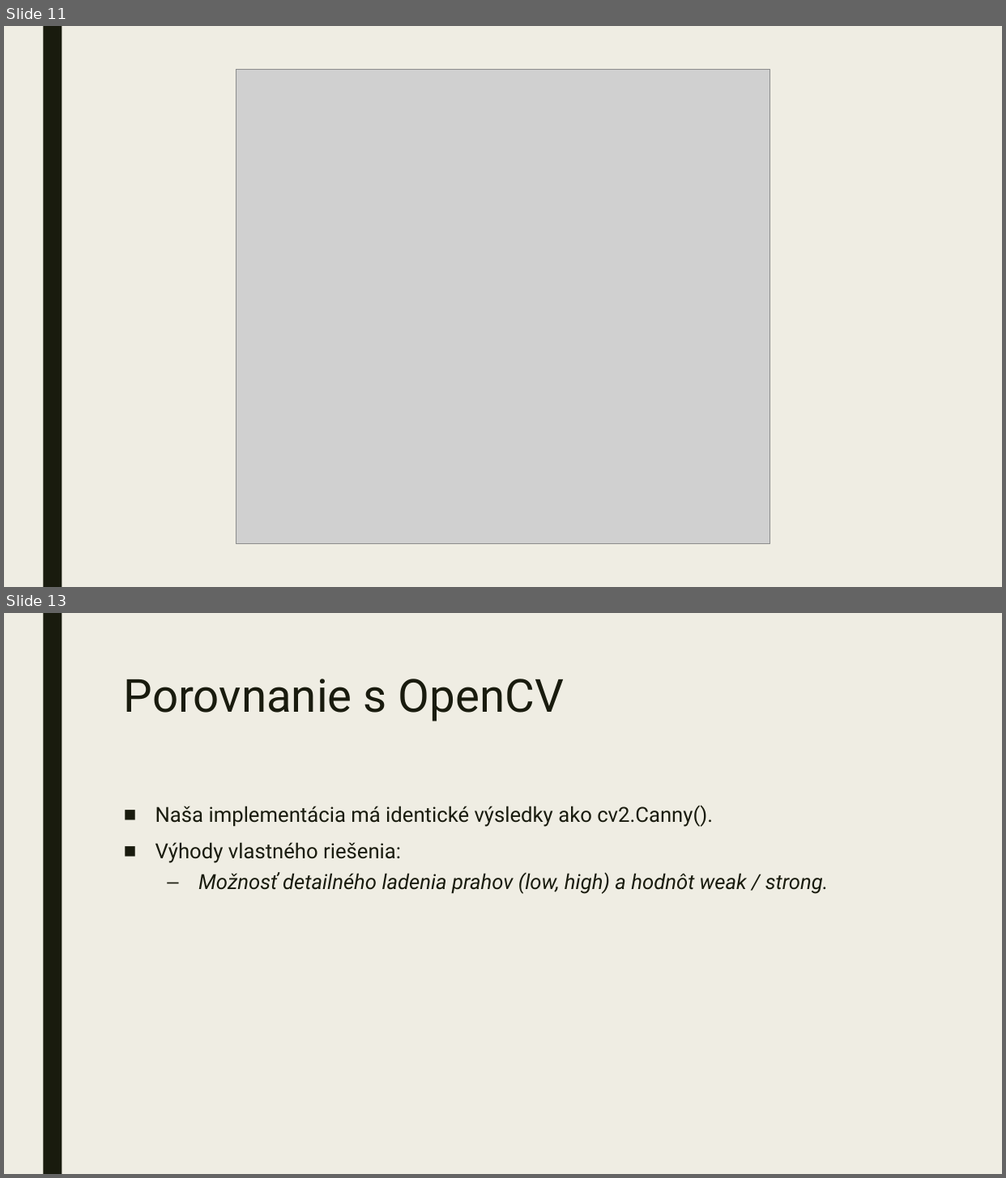
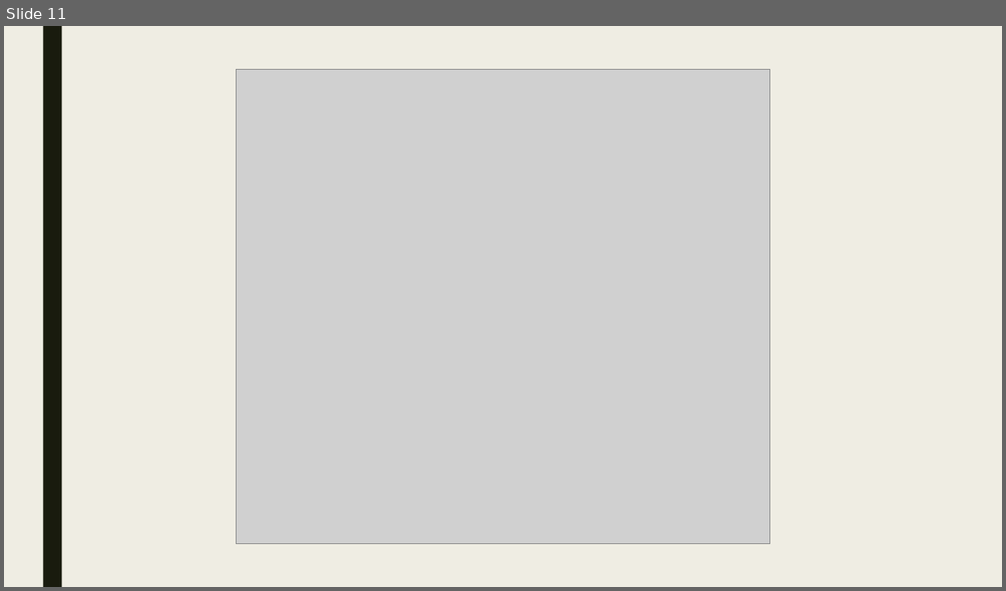
Before and after one commit to D0mc1c1/psvo_Maslen_Kormanikova, a slide deck: Zadanie_3/Canny detector hrán.pptx. Shown one above the other, each under a label of ours: slides 11 and 13 before the commit, slide 11 after it; the slides between them are not shown. The pictures are 1006x1178 and 1006x591 pixels, drawn with LibreOffice and Linux fonts; fonts in the diff are those of the drawing; grey boxes stand for pictures. Boxes give left, top, right and bottom in pixels: in the first picture for what was removed or moved away, otherwise in the second. Text is boxed around its words. In the diff, an @@ line names an element or a change of style, - is before the commit and + after.

```diff
--- a/Zadanie_3/Canny detector hrán.pptx
+++ b/Zadanie_3/Canny detector hrán.pptx
@@ slide 13 removed at box(4, 613, 1002, 1174), background #EFEDE3; not listed: 1 template element that a slide beside it also shows @@
@@ title removed at box(124, 679, 564, 722) @@
-Porovnanie s OpenCV
@@ text removed at box(155, 805, 829, 894) @@
-■ Naša implementácia má identické výsledky ako cv2.Canny().
-■ Výhody vlastného riešenia:
-  – Možnosť detailného ladenia prahov (low, high) a hodnôt weak / strong.
```
Also in this commit, not shown: 3 slides changed, 2 slides added.
